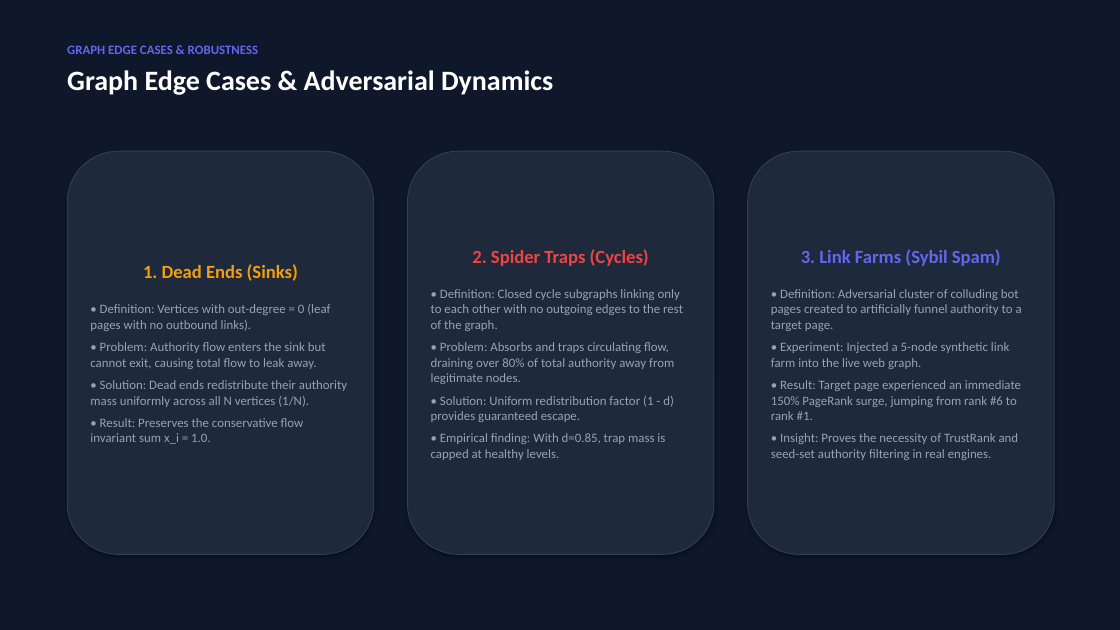
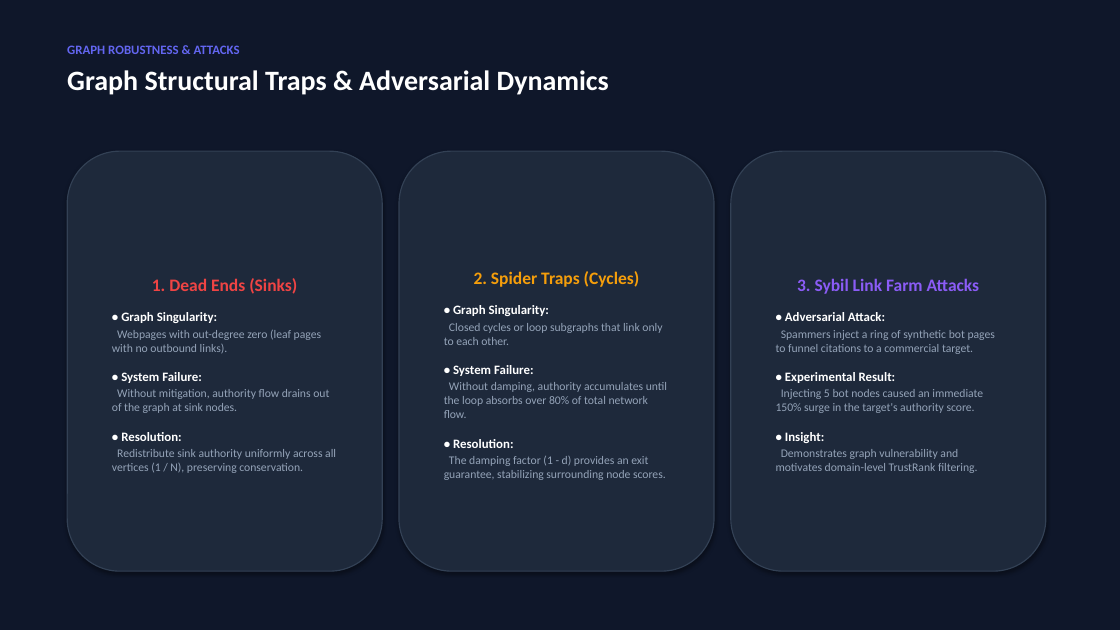
Before and after one commit to adarsh-place/Intelligent_Search_Ranking, a slide deck: slide 5 of Intelligent_Search_Ranking_Presentation.pptx. Drawn at 1120x630 pixels with LibreOffice and Linux fonts; fonts in the diff are those of the drawing. Boxes give left, top, right and bottom in pixels: in the first picture for what was removed or moved away, otherwise in the second. Text is boxed around its words. In the diff, an @@ line names an element or a change of style, - is before the commit and + after.

```diff
--- a/Intelligent_Search_Ranking_Presentation.pptx
+++ b/Intelligent_Search_Ranking_Presentation.pptx
@@ text at [67,45,609,95]: text changed @@
-GRAPH EDGE CASES & ROBUSTNESS
-Graph Edge Cases & Adversarial Dynamics
+GRAPH ROBUSTNESS & ATTACKS
+Graph Structural Traps & Adversarial Dynamics
@@ rounded rectangle "1. Dead Ends (Sinks)": place and size @@
-rounded rectangle "1. Dead Ends (Sinks)" at [67,151,374,555]
+rounded rectangle "1. Dead Ends (Sinks)" at [67,151,382,571]
@@ rounded rectangle "2. Spider Traps (Cycles)": place and size @@
-rounded rectangle "2. Spider Traps (Cycles)" at [408,151,714,555]
+rounded rectangle "2. Spider Traps (Cycles)" at [399,151,714,571]
@@ outline #334155 0.75 pt to #334155 1 pt in 3 elements at [67,151,382,571], [399,151,714,571], [731,151,1046,571] @@
@@ rounded rectangle "3. Sybil Link Farm Attacks": place and size @@
-rounded rectangle "3. Sybil Link Farm Attacks" at [748,151,1054,555]
+rounded rectangle "3. Sybil Link Farm Attacks" at [731,151,1046,571]
@@ text in rounded rectangle at [152,278,297,294]: size 16 to 15 pt, text colour #F59E0B to #EF4444 in "1. Dead Ends (Sinks)"; less space between paragraphs @@
@@ text in rounded rectangle at [474,271,640,287]: size 16 to 15 pt, text colour #EF4444 to #F59E0B in "2. Spider Traps (Cycles)"; less space between paragraphs @@
@@ text in rounded rectangle at [776,278,995,473]: text changed; size 11 to 10 pt @@
-3. Link Farms (Sybil Spam)
-• Definition: Adversarial cluster of colluding bot pages created to artificially funnel authority to a target page.
-• Experiment: Injected a 5-node synthetic link farm into the live web graph.
-• Result: Target page experienced an immediate 150% PageRank surge, jumping from rank #6 to rank #1.
-• Insight: Proves the necessity of TrustRank and seed-set authority filtering in real engines.
+3. Sybil Link Farm Attacks
+• Adversarial Attack:
+Spammers inject a ring of synthetic bot pages to funnel citations to a commercial target.
+• Experimental Result:
+Injecting 5 bot nodes caused an immediate 150% surge in the target's authority score.
+• Insight:
+Demonstrates graph vulnerability and motivates domain-level TrustRank filtering.
@@ text in rounded rectangle at [112,312,336,473]: text changed; size 11 to 10 pt @@
-• Definition: Vertices with out-degree = 0 (leaf pages with no outbound links).
-• Problem: Authority flow enters the sink but cannot exit, causing total flow to leak away.
-• Solution: Dead ends redistribute their authority mass uniformly across all N vertices (1/N).
-• Result: Preserves the conservative flow invariant sum x_i = 1.0.
+• Graph Singularity:
+Webpages with out-degree zero (leaf pages with no outbound links).
+• System Failure:
+Without mitigation, authority flow drains out of the graph at sink nodes.
+• Resolution:
+Redistribute sink authority uniformly across all vertices (1 / N), preserving conservation.
@@ text in rounded rectangle at [444,305,667,480]: text changed; size 11 to 10 pt @@
-• Definition: Closed cycle subgraphs linking only to each other with no outgoing edges to the rest of the graph.
-• Problem: Absorbs and traps circulating flow, draining over 80% of total authority away from legitimate nodes.
-• Solution: Uniform redistribution factor (1 - d) provides guaranteed escape.
-• Empirical finding: With d=0.85, trap mass is capped at healthy levels.
+• Graph Singularity:
+Closed cycles or loop subgraphs that link only to each other.
+• System Failure:
+Without damping, authority accumulates until the loop absorbs over 80% of total network flow.
+• Resolution:
+The damping factor (1 - d) provides an exit guarantee, stabilizing surrounding node scores.
```
Also in this commit, not shown: 5 other slides changed, 10 other files.
